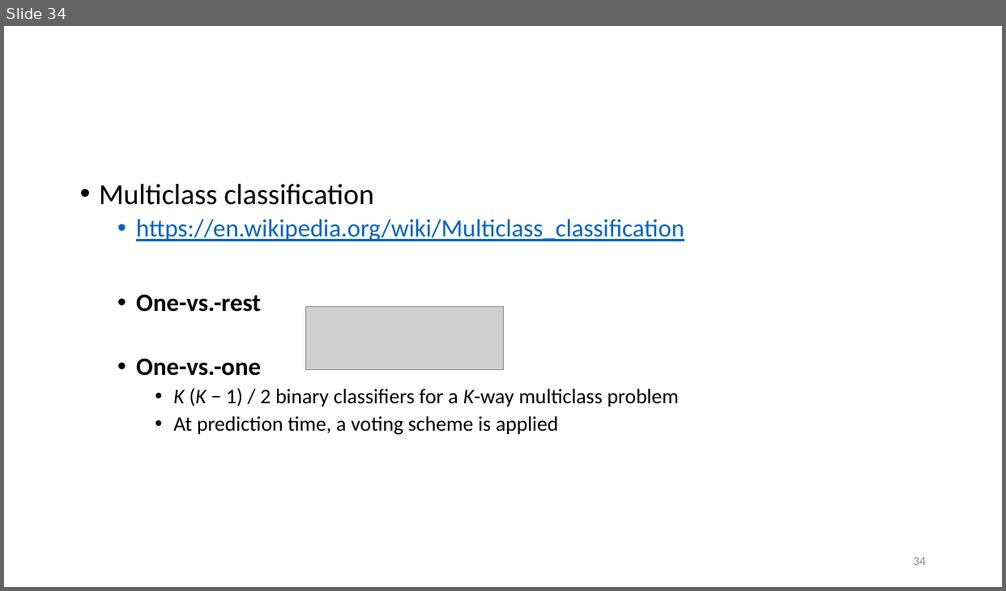
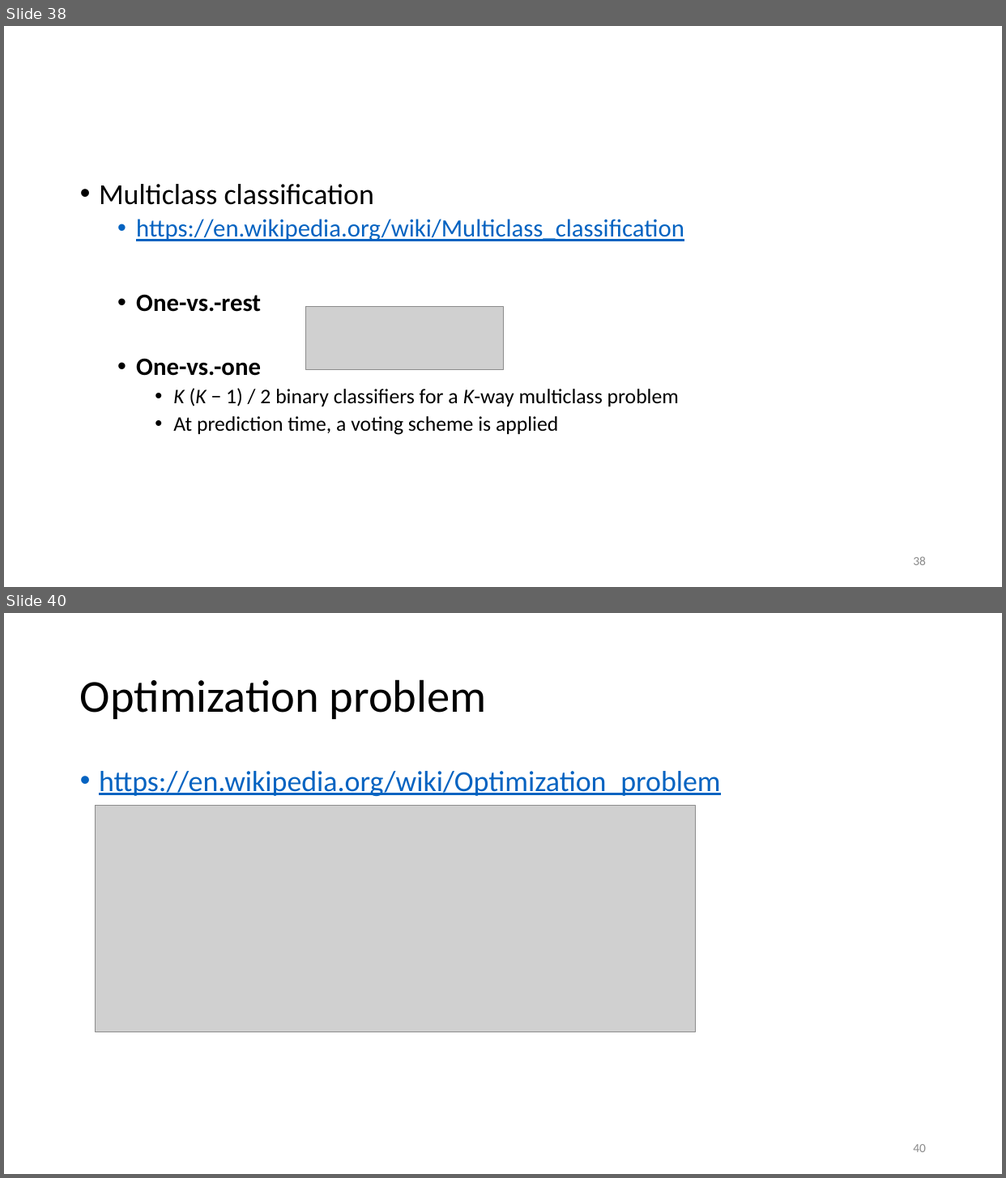
Before and after one commit to renyuanL/_ryTeach2018, a slide deck: _Notes/03_Ch03.pptx. Shown one above the other, each under a label of ours: slide 34 before the commit, slides 38 and 40 after it; the slides between them are not shown. The pictures are 1006x591 and 1006x1178 pixels, drawn with LibreOffice and Linux fonts; fonts in the diff are those of the drawing; grey boxes stand for pictures. Boxes give left, top, right and bottom in pixels: in the first picture for what was removed or moved away, otherwise in the second. Text is boxed around its words. In the diff, an @@ line names an element or a change of style, - is before the commit and + after.

```diff
--- a/_Notes/03_Ch03.pptx
+++ b/_Notes/03_Ch03.pptx
@@ slide 40 added at (4, 613, 1002, 1174), background #FFFFFF @@
@@ title added at (80, 679, 487, 719), 44 pt, text #000000 @@
+Optimization problem
@@ text added at (99, 771, 721, 796), 28 pt, text #0563C1, underline @@
+• https://en.wikipedia.org/wiki/Optimization_problem
@@ picture added at (96, 806, 696, 1032) @@
@@ page number added at (913, 1144, 926, 1152), 12 pt, text #8C8C8C @@
+40
@@ what was slide 34 is now slide 38 @@
@@ page number at (913, 557, 926, 565): text changed @@
-34
+38
```
Also in this commit, not shown: 2 slides changed, 8 other slides added, 1 slide removed, 3 other files.
